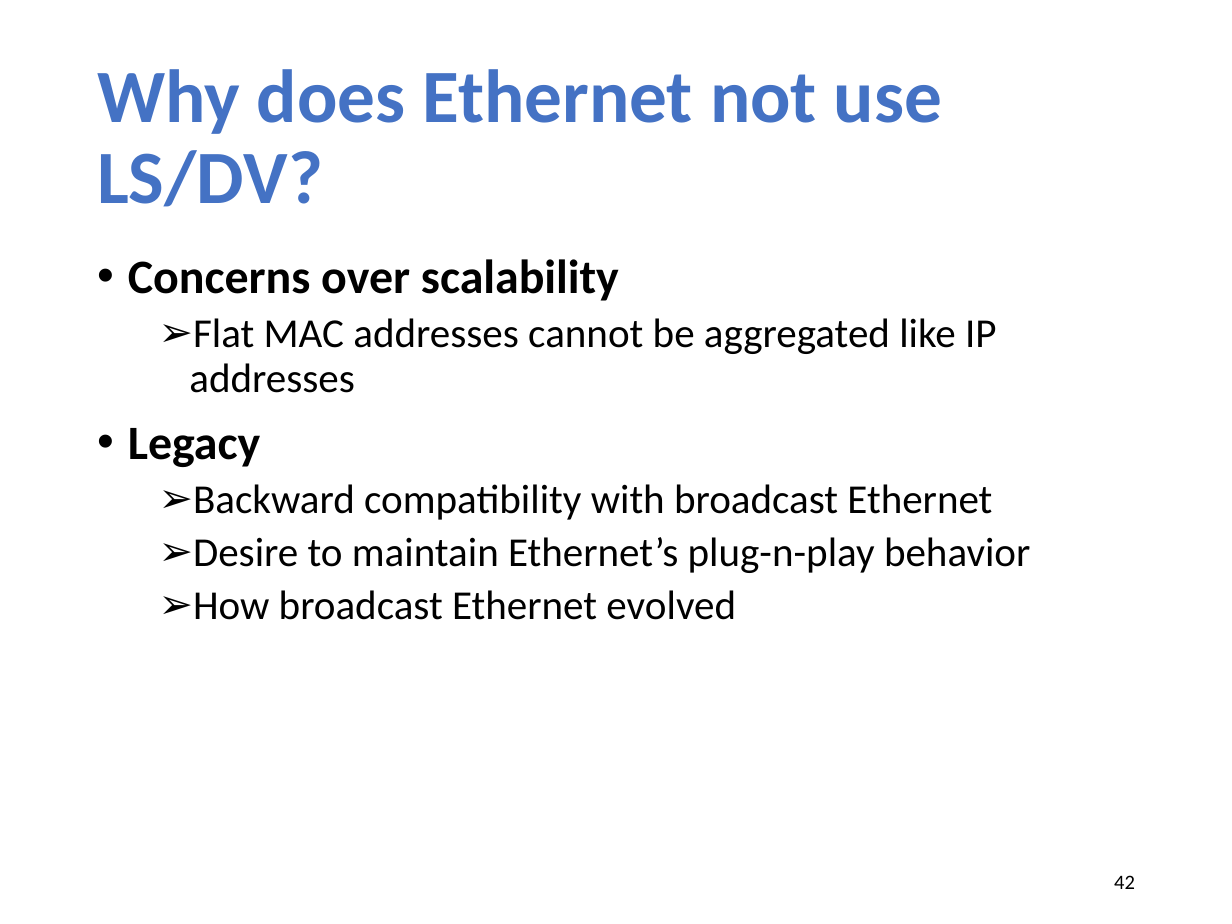
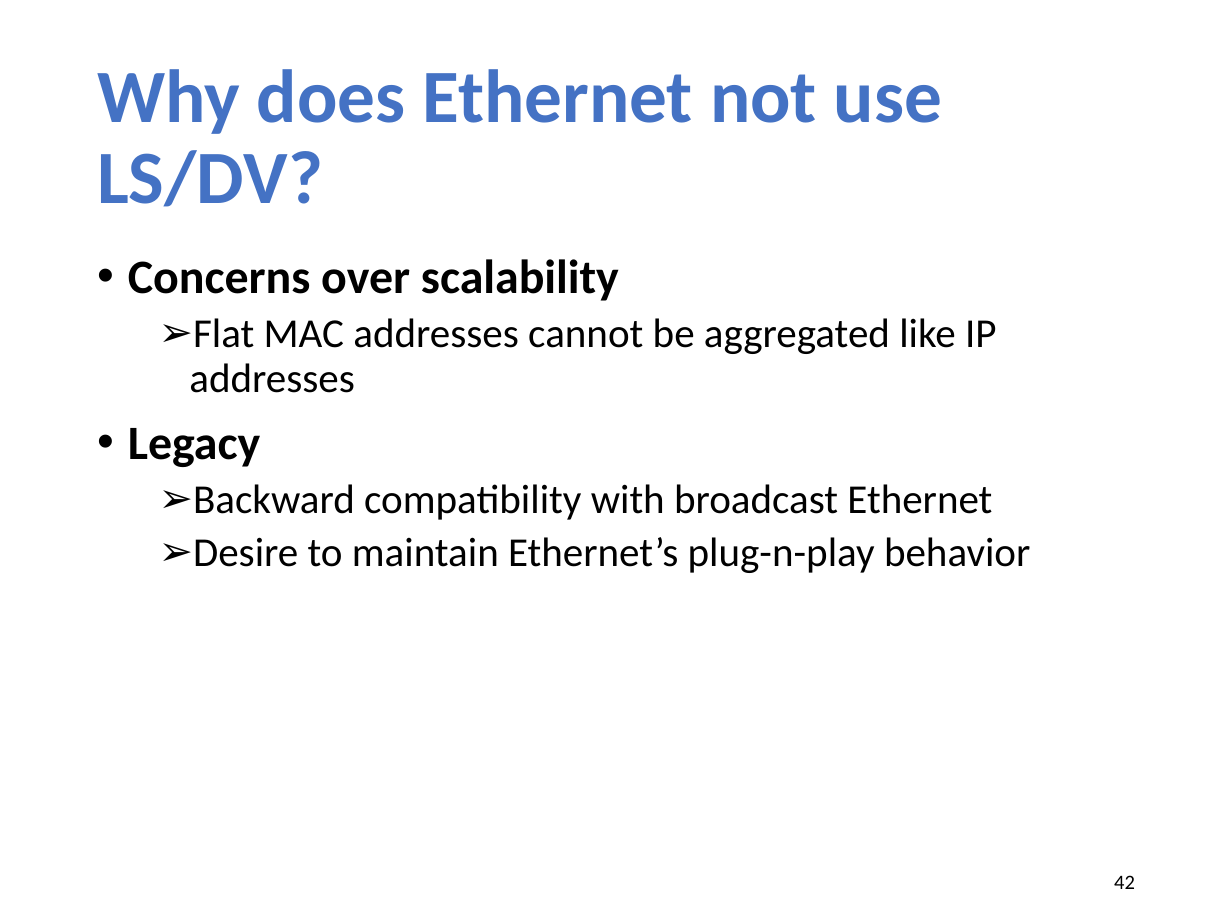
Before and after one commit to xinjin/course-net, a slide deck: slide 42 of slides/lec17_link.pptx. Drawn at 1232x924 pixels with LibreOffice and Linux fonts; fonts in the diff are those of the drawing. Boxes give left, top, right and bottom in pixels: in the first picture for what was removed or moved away, otherwise in the second. Text is boxed around its words. In the diff, an @@ line names an element or a change of style, - is before the commit and + after.

```diff
--- a/slides/lec17_link.pptx
+++ b/slides/lec17_link.pptx
@@ text at <box>193,590,736,620</box>: paragraph removed @@
-  ➢ How broadcast Ethernet evolved
```
Also in this commit, not shown: 7 other slides changed, 1 slide added, 1 other file.
